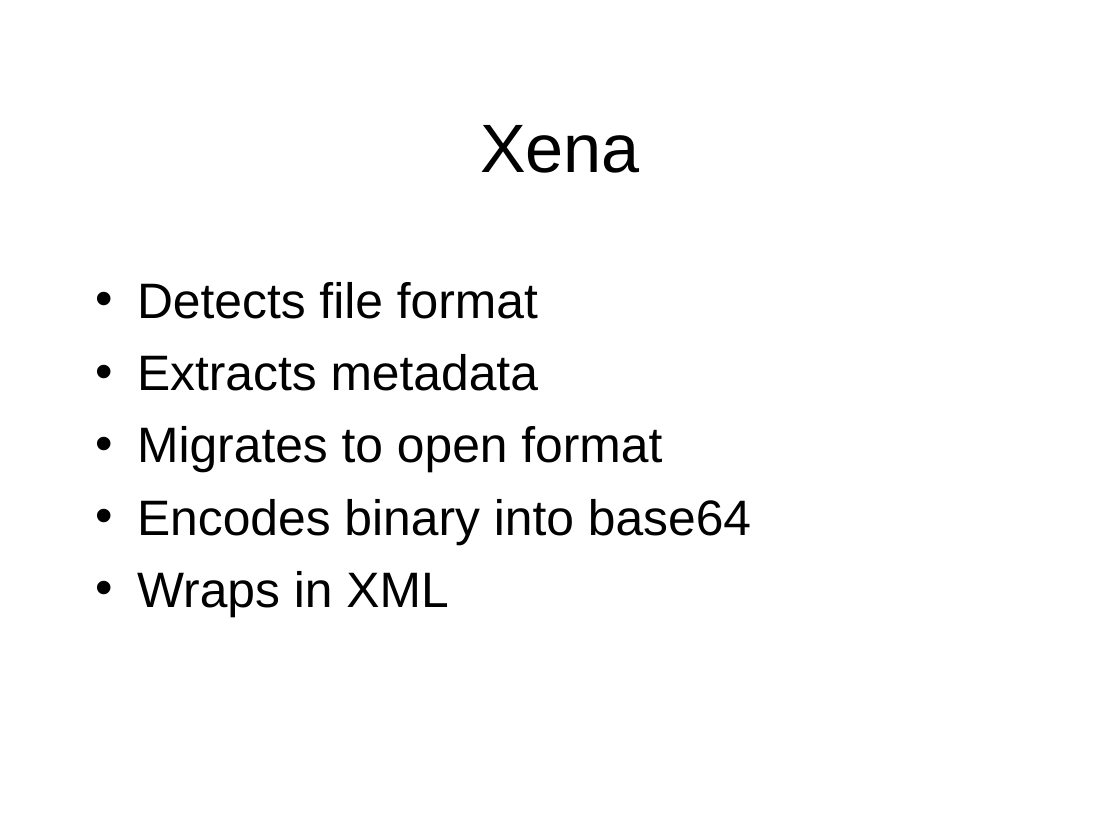
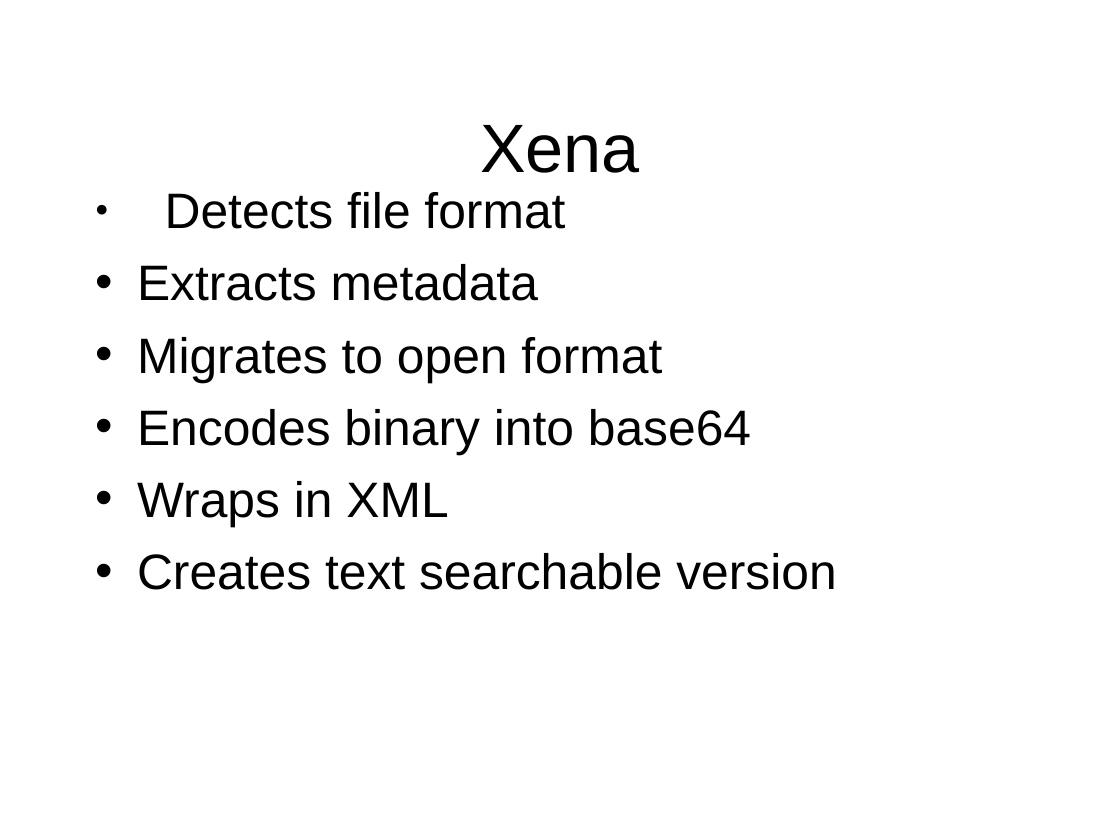
Before and after one commit to toneill/naa, a slide deck: slide 38 of doco/digital-preservation-chris-smart.odp (slide 37 before the commit). Drawn at 1120x840 pixels with LibreOffice and Linux fonts; fonts in the diff are those of the drawing; background and template pictures are left out. Boxes give left, top, right and bottom in pixels: in the first picture for what was removed or moved away, otherwise in the second. Text is boxed around its words. In the diff, an @@ line names an element or a change of style, - is before the commit and + after.

```diff
--- a/doco/digital-preservation-chris-smart.odp
+++ b/doco/digital-preservation-chris-smart.odp
@@ text "Detects file format": place and size @@
-text "Detects file format" at [137, 282, 751, 617]
+text "Detects file format" at [137, 192, 836, 590]
@@ text at [165, 192, 565, 229]: bullet • to ● @@
@@ text at [137, 553, 836, 590]: paragraph added @@
+• Creates text searchable version
```
Also in this commit, not shown: 13 other slides changed, 2 slides added, 2 slides removed.
